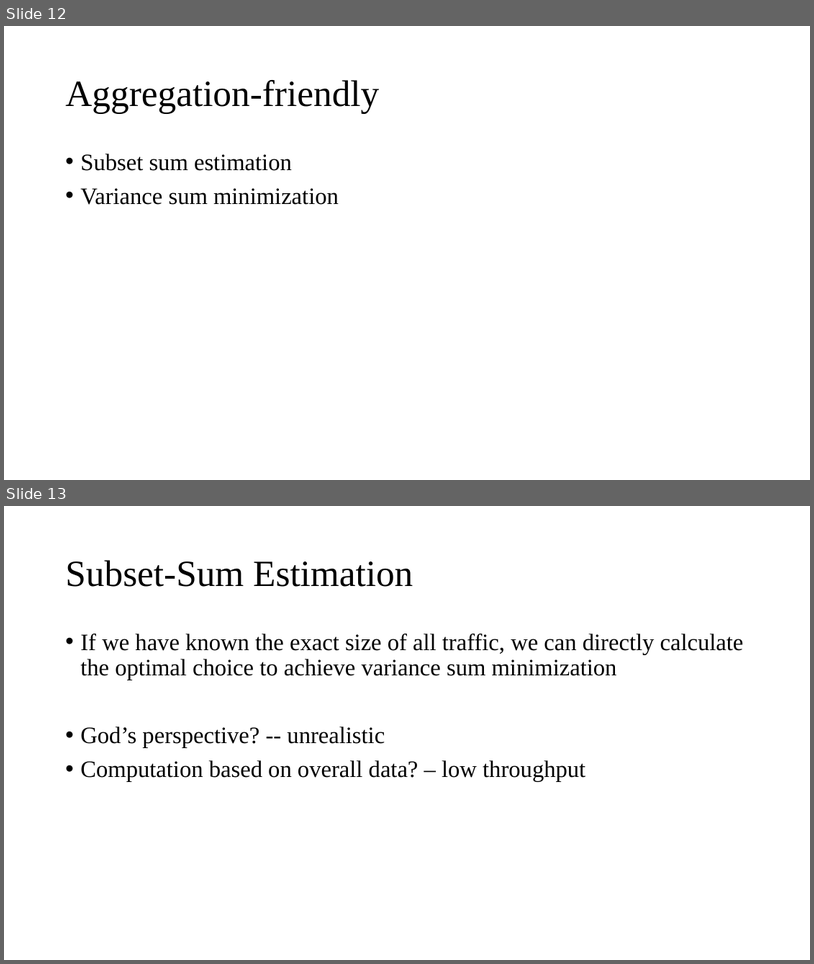
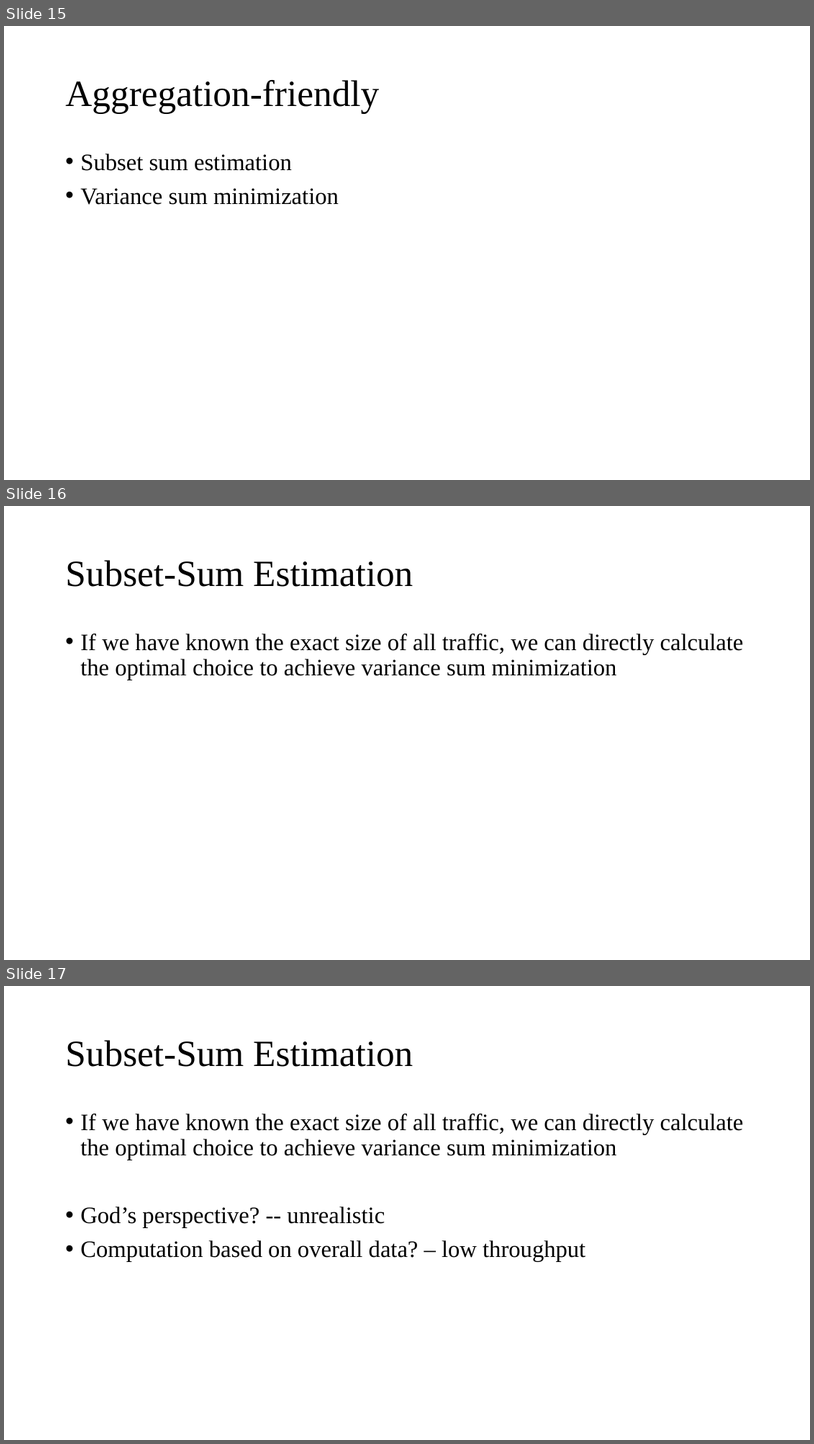
Before and after one commit to Lipox/Dimension, a slide deck: dimensions.pptx. Shown one above the other, each under a label of ours: slides 12 and 13 before the commit, slides 15, 16 and 17 after it. The pictures are 814x964 and 814x1444 pixels, drawn with LibreOffice and Linux fonts; fonts in the diff are those of the drawing. Boxes give left, top, right and bottom in pixels: in the first picture for what was removed or moved away, otherwise in the second. Text is boxed around its words. In the diff, an @@ line names an element or a change of style, - is before the commit and + after.

```diff
--- a/dimensions.pptx
+++ b/dimensions.pptx
@@ slide 16 added at (4,506,810,960), background #FFFFFF @@
@@ title added at (65,560,413,587), 44 pt, text #000000 @@
+Subset-Sum Estimation
@@ text added at (80,633,744,680), 28 pt, text #000000 @@
+• If we have known the exact size of all traffic, we can directly calculate the optimal choice to achieve variance sum minimization
@@ what was slide 12 is now slide 15 @@
@@ what was slide 13 is now slide 17 @@
```
Also in this commit, not shown: 2 slides changed, 3 other slides added.
